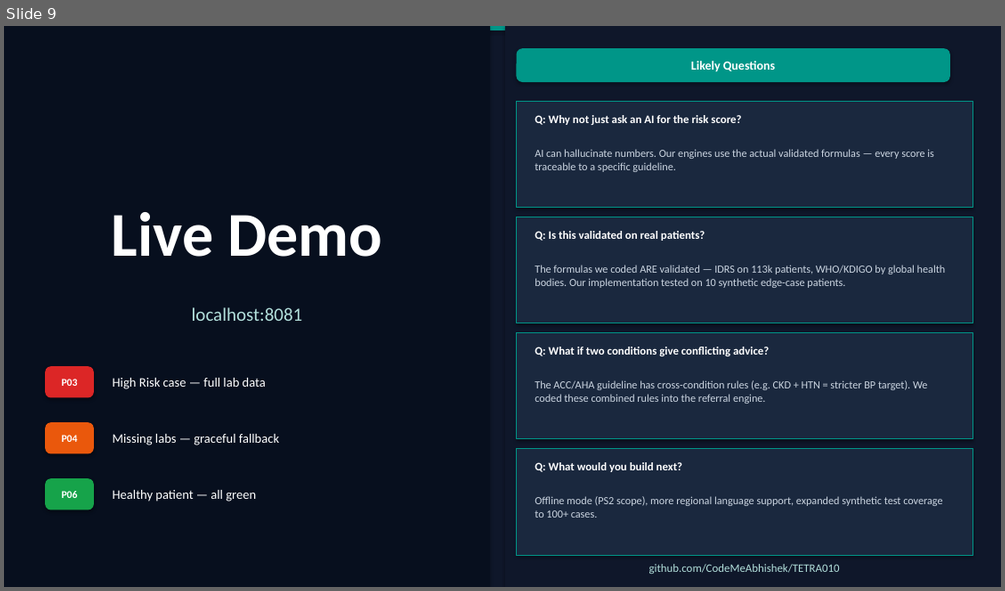
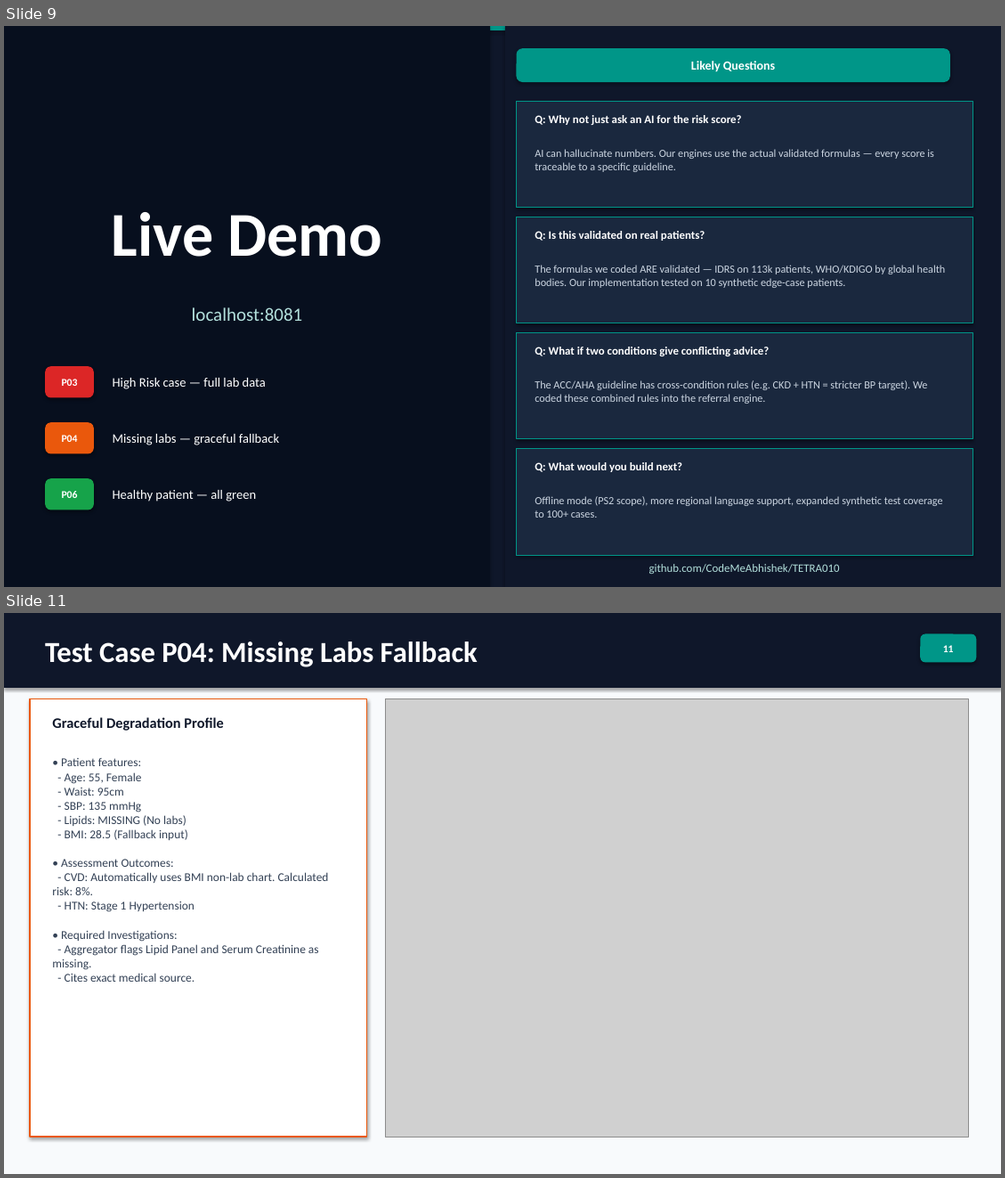
Before and after one commit to CodeMeAbhishek/TETRA010, a slide deck: Nidan_TechDeck.pptx. Shown one above the other, each under a label of ours: slide 9 before the commit, slides 9 and 11 after it; the slides between them are not shown. The pictures are 1005x591 and 1005x1178 pixels, drawn with LibreOffice and Linux fonts; fonts in the diff are those of the drawing; grey boxes stand for pictures. Boxes give left, top, right and bottom in pixels: in the first picture for what was removed or moved away, otherwise in the second. Text is boxed around its words. In the diff, an @@ line names an element or a change of style, - is before the commit and + after.

Commit message:
feat: Add working app screenshots for P03, P04, P06 test cases to README.md and technical slide deck

```diff
--- a/Nidan_TechDeck.pptx
+++ b/Nidan_TechDeck.pptx
@@ slide 11 added at <box>4,613,1001,1174</box>, background #F8FAFC @@
@@ rectangle added at <box>4,613,1001,688</box>, fill #0F172A @@
@@ rounded rectangle added at <box>920,634,976,662</box>, fill #009688, 10 pt, text #FFFFFF, bold @@
+11
@@ text added at <box>45,641,477,667</box>, 28 pt, text #FFFFFF, bold @@
+Test Case P04: Missing Labs Fallback
@@ rectangle added at <box>30,699,367,1136</box>, fill #FFFFFF, outline #EA580C 1.5 pt @@
@@ text added at <box>52,717,223,730</box>, 14 pt, text #0F172A, bold @@
+Graceful Degradation Profile
@@ picture added at <box>386,699,969,1136</box> @@
@@ text added at <box>52,758,329,981</box>, 11.5 pt, text #334155 @@
+• Patient features:
+- Age: 55, Female
+- Waist: 95cm
+- SBP: 135 mmHg
+- Lipids: MISSING (No labs)
+- BMI: 28.5 (Fallback input)
+• Assessment Outcomes:
+- CVD: Automatically uses BMI non-lab chart. Calculated risk: 8%.
+- HTN: Stage 1 Hypertension
+• Required Investigations:
+- Aggregator flags Lipid Panel and Serum Creatinine as missing.
+- Cites exact medical source.
```
Also in this commit, not shown: 2 other slides added, 5 other files.
